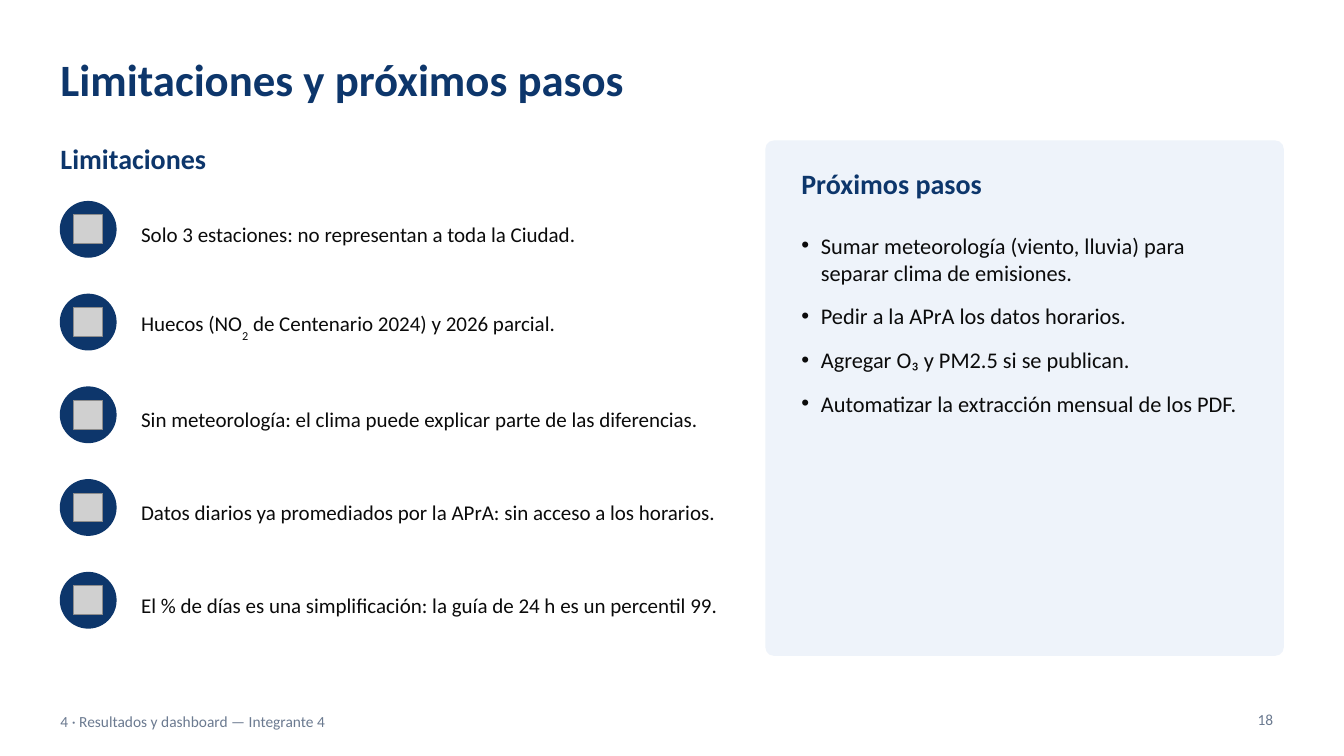
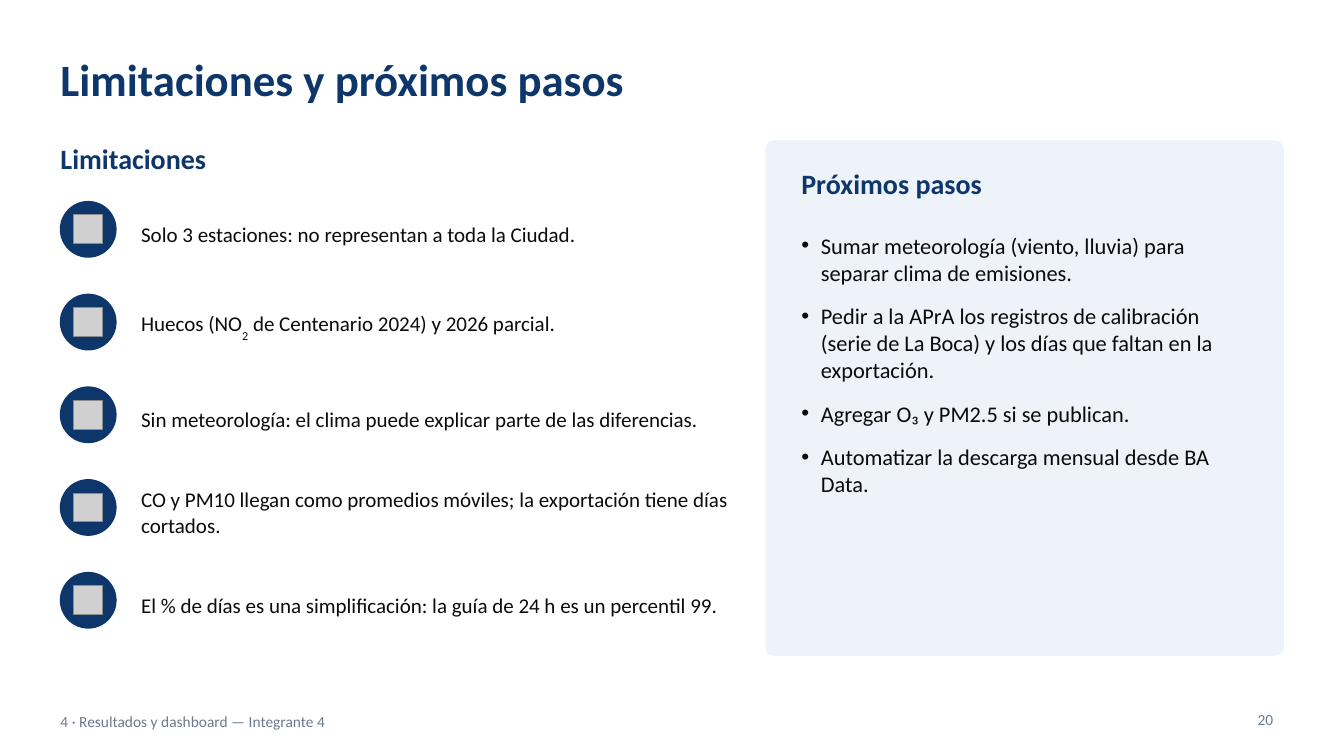
Before and after one commit to ezequielmaranda/nox-ciudad, a slide deck: slide 20 of presentacion/presentacion_tp_aire_oms.pptx (slide 18 before the commit). Drawn at 1344x756 pixels with LibreOffice and Linux fonts; fonts in the diff are those of the drawing; grey boxes stand for pictures. Boxes give left, top, right and bottom in pixels: in the first picture for what was removed or moved away, otherwise in the second. Text is boxed around its words. In the diff, an @@ line names an element or a change of style, - is before the commit and + after.

```diff
--- a/presentacion/presentacion_tp_aire_oms.pptx
+++ b/presentacion/presentacion_tp_aire_oms.pptx
@@ text at [821, 308, 1213, 382]: text changed @@
-• Pedir a la APrA los datos horarios.
+• Pedir a la APrA los registros de calibración (serie de La Boca) y los días que faltan en la exportación.
@@ text at [821, 449, 1209, 492]: text changed @@
-• Automatizar la extracción mensual de los PDF.
+• Automatizar la descarga mensual desde BA Data.
@@ text at [141, 492, 727, 533]: text changed @@
-Datos diarios ya promediados por la APrA: sin acceso a los horarios.
+CO y PM10 llegan como promedios móviles; la exportación tiene días cortados.
@@ page number at [1258, 715, 1274, 725]: text changed @@
-18
+20
```
Also in this commit, not shown: 13 other slides changed, 2 slides added, 1 other file.
